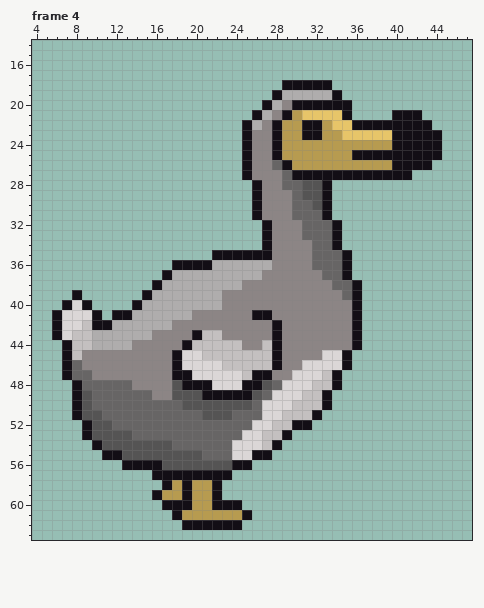
Animated GIF sprite -- sprite/animal/dodo/preview.gif. Above, as it was before the edit.
The file is 48x64 pixels, 4 frames. Shown: frame 4: x 4..47, y 14..63. The old version is drawn lined up with the new one. The commit also changed other frames, which this record leaves out.
After:
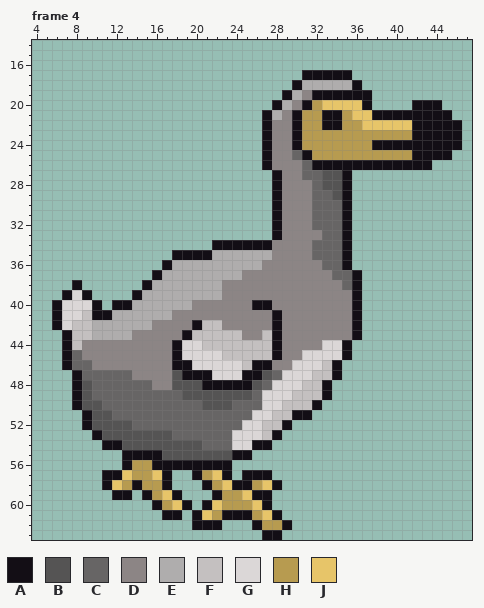
Palette (. is transparent): A #130e15  B #555454  C #676565  D #8c8585  E #afadad  F #c4c0c0  G #dbd7d7  H #b79b50  J #e7c569
Change:
whole drawing moved by -2,-1 (the old picture is shown already moved)
Changed rows in their new state; - is an unchanged pixel.
Frame 4:
first column x 6:
17 -------------------------AAAAA-----------
18 -----------------------.-EEEEEA----------
19 ----------------------.A-DAA-AAA---------
20 ---------------------.AED-HJJJJA----AAA--
21 --------------------.AEDAHHAAHJJAA---AAA-
22 -------------------..ADDAHHAAHHJJJJJ--AAA
23 -------------------..ADDAHH--HHHHHHH---AA
24 -------------------..ADDA-------AA-----AA
25 -------------------..ADDCA----HHHHHH---A-
26 -------------------..ADDDCAAAAAAAA-------
27 -------------------...ADDCCBB-......-----
28 --------------------..ADDDCBBA-----------
29 --------------------..A-DDCCBA-----------
30 --------------------..A-DDCCCA-----------
31 --------------------..A-DD-CCA-----------
32 ---------------------.A--D--CA-----------
33 ---------------------.A--DD-CA-----------
34 ----------------AAAAA-------CA-----------
35 ------------AAAAEEEEEE-------------------
36 -----------AEEEE-----D----D--------------
37 ----------AE-------DD------D-CA----------
38 --A------AE------DD---------D------------
39 -AGA----AE-------------------D-----------
40 AG-GA-AAE-----DDD---AA-------------------
41 ---F-AEE----DD------DDA------------------
42 --F-EE----DD--AFF------------------------
43 .A------DD---AF--FF--F-------------------
44 ---DDDDD----AGG----FF------GGA.----------
45 --C------------GG--------GG--------------
46 ---C---------A---GG-AAD-G--FA.-----------
47 -.A-CCCC----B-AA---A-BCG--F--------------
48 ---B----CC---BB-AAA-BCG--F-A.------------
49 ----------CCC--BBBBBCG--F----------------
50 ----B--------CC---CC---F--A.-------------
51 --.A-B---------CCC--G-F-AA.--------------
52 ------BB-----------G-F-A..---------------
53 ---.A---BBBB------G---A.-----------------
54 ----.AA-----BBB-----AA.------------------
55 -----..AAAA----BBBAA..-------------------
56 --------HH-AAAAAAA..---------------------
57 -----AAJHHJ-..-HJ--AAA-------------------
58 -----AJHAHH-...AHJAAHJA------------------
59 ------AA-AHJA...-HHJAA-------------------
60 ----------AHJ-.AJHHHJA-------------------
61 -----------A-.AJ-AA-HJA------------------
62 -------------.---..-AHHA-----------------
63 ---------------------AA------------------
Boxes around the changes in both pictures, in picture pixels (x1, y1, x2, y2):
changed: (52, 70, 462, 540)
